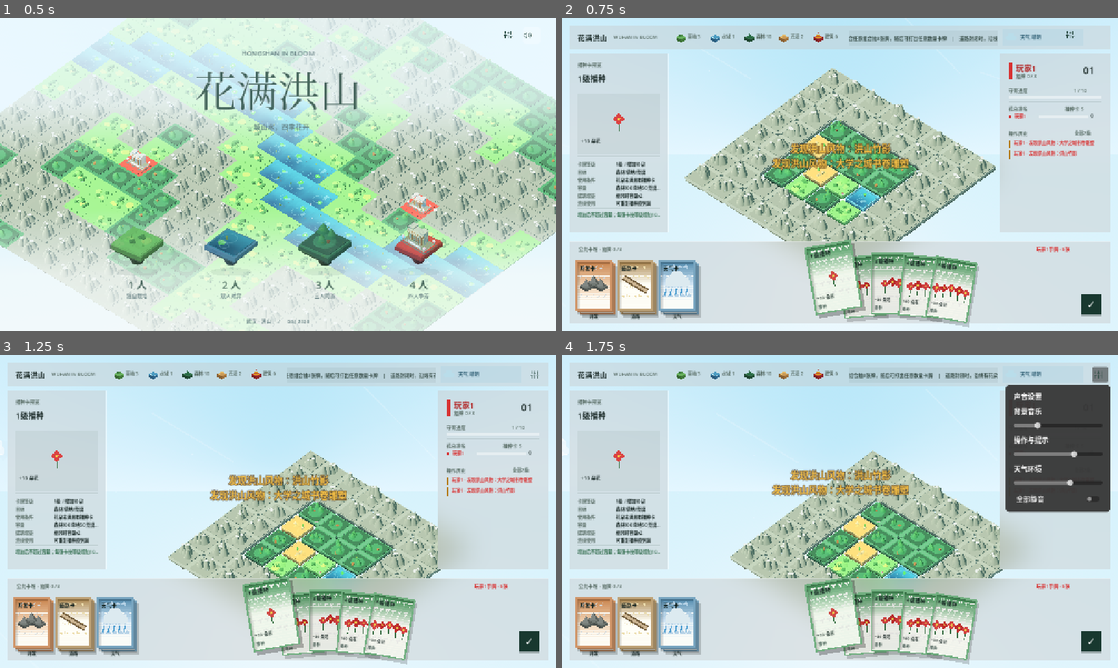
Above: before the commit, frames 1-4 (two rows, left to right).
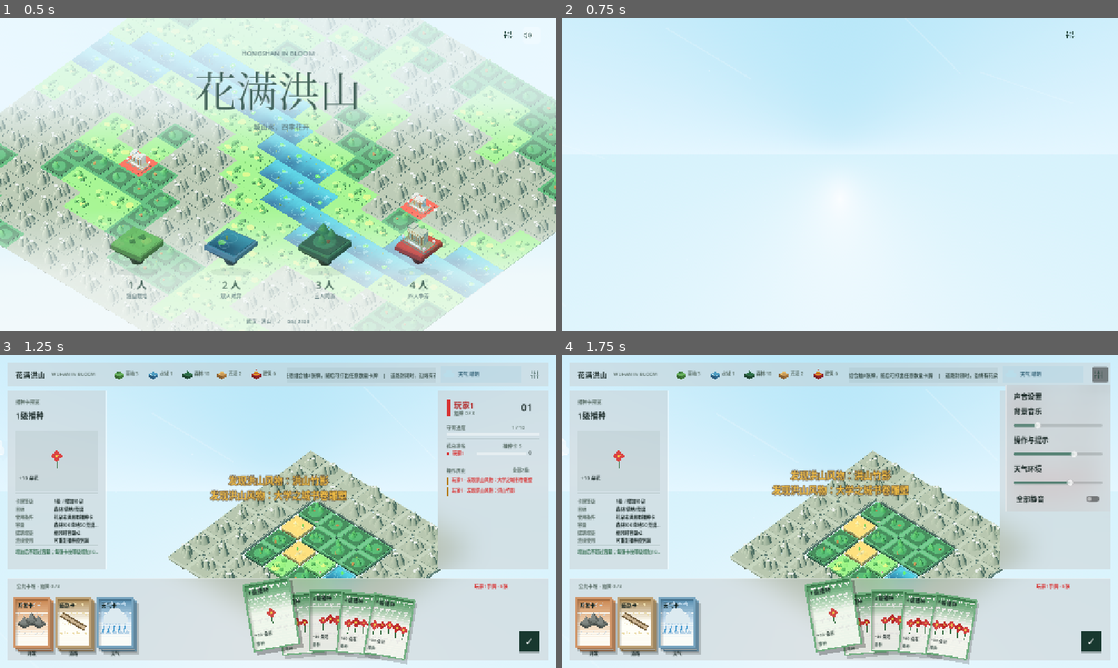
Above: after the commit, the same moments.

Repository: KurtZhang01/growcassonne
Game: Godot game, scene res://scenes/main.tscn
The game is run twice, just before and just after one commit, with the same random seed, the same clock (stepped at 60 frames per second) and the same inputs. Sound files missing from this copy of the repository are replaced by a short silence.
Inputs (mouse positions are in pixels of both pictures, inside the frame that each line leads up to):
- Up to frame 1 (0.5 s): no input
- Up to frame 2 (0.75 s): click (701, 255) at 0.5 s
- Up to frame 3 (1.25 s): no input
- Up to frame 4 (1.75 s): click (1101, 373) at 1.25 s

Frame 1 is identical in both runs. In frame 2, 36% of the frame differs, in the area x 2-97%, y 4-99%; in frame 3, 0.1%; in frame 4, 7.8%.

Commit message:
Fix title teardown and expanding board placement; align audio settings UI

Diff:
--- a/scripts/game_audio.gd
+++ b/scripts/game_audio.gd
@@ -188,9 +188,30 @@
 	settings_button.pressed.connect(func(): panel.visible = not panel.visible)
 	settings_layer.add_child(settings_button)
 	panel = PanelContainer.new()
+	var panel_theme := Theme.new()
+	panel_theme.default_font_size = 16
+	for control_type in ["Label", "Button", "CheckButton"]:
+		for color_name in ["font_color", "font_hover_color", "font_pressed_color", "font_focus_color"]:
+			panel_theme.set_color(color_name, control_type, Color(0.08, 0.14, 0.13))
+	panel.theme = panel_theme
+	var copy := BackBufferCopy.new()
+	copy.copy_mode = BackBufferCopy.COPY_MODE_VIEWPORT
+	settings_layer.add_child(copy)
+	var glass := ColorRect.new()
+	glass.mouse_filter = Control.MOUSE_FILTER_IGNORE
+	var glass_material := ShaderMaterial.new()
+	glass_material.shader = preload("res://shaders/ui_frosted_glass.gdshader")
+	glass_material.set_shader_parameter("tint_color", Color(0.78, 0.78, 0.78, 0.43))
+	glass_material.set_shader_parameter("blur_lod", 3.4)
+	glass_material.set_shader_parameter("blur_radius", 12.0)
+	glass.material = glass_material
+	settings_layer.add_child(glass)
+	panel.visibility_changed.connect(func(): glass.visible = panel.visible; copy.visible = panel.visible)
+	panel.item_rect_changed.connect(func(): glass.position = panel.position; glass.size = panel.size; glass.scale = panel.scale)
 	var background := StyleBoxFlat.new()
-	background.bg_color = Color(0.22, 0.22, 0.22, 0.96)
-	background.set_corner_radius_all(8)
+	background.bg_color = Color(1, 1, 1, 0.04)
+	background.border_color = Color(1, 1, 1, 0.40)
+	background.set_border_width_all(1)
 	background.content_margin_left = 18.0; background.content_margin_right = 18.0
 	background.content_margin_top = 14.0; background.content_margin_bottom = 14.0
 	panel.add_theme_stylebox_override("panel", background)
@@ -203,6 +224,15 @@
 		label.text = {"music": "背景音乐", "effects": "操作与提示", "ambience": "天气环境"}[category]
 		column.add_child(label)
 		var slider := HSlider.new()
+		var track := StyleBoxFlat.new()
+		track.bg_color = Color(0.25, 0.28, 0.27, 0.20)
+		track.set_corner_radius_all(3)
+		track.content_margin_top = 3; track.content_margin_bottom = 3
+		slider.add_theme_stylebox_override("slider", track)
+		var fill: StyleBoxFlat = track.duplicate()
+		fill.bg_color = Color(0.30, 0.49, 0.43, 0.90)
+		slider.add_theme_stylebox_override("grabber_area", fill)
+		slider.add_theme_stylebox_override("grabber_area_highlight", fill)
 		slider.min_value = 0; slider.max_value = 100; slider.step = 1
 		slider.value = float(get(category + "_volume")) * 100.0
 		slider.custom_minimum_size = Vector2(204, 22)
@@ -221,6 +251,7 @@
 	var game = get_parent()
 	var title: bool = game.state == game.S.TITLE
 	var scale: float = 1.0 if title else game._ui_scale(viewport_size)
+	scale = minf(scale, minf((viewport_size.x - 36.0) / 240.0, (viewport_size.y - 90.0) / maxf(panel.size.y, 280.0)))
 	settings_button.scale = Vector2.ONE * scale
 	settings_button.size = Vector2(36, 36)
 	settings_button.position = Vector2(viewport_size.x - (120.0 if title else 59.0 * scale), 20.0 if title else 27.0 * scale)
--- a/scripts/main3d.gd
+++ b/scripts/main3d.gd
@@ -159,6 +159,9 @@
 var ranking_values: Dictionary = {}
 var card_preview_viewport: SubViewport; var card_preview_root: Node3D; var card_preview_camera: Camera3D
 var card_preview_signature := ""
+var placement_preview_signature := ""
+var board_revision := 0
+var title_transition := false
 var ui_glass_root: Control; var ui_glass_panels := []
 var ui_preview_mode := "card"; var ui_preview_index := 0
 var rule_ticker_clip: Control; var rule_ticker_label: Label
@@ -334,13 +337,18 @@
 	title_screen.start_requested.connect(_start_game_from_title)
 
 func _start_game_from_title(count: int):
-	if state != S.TITLE: return
+	if state != S.TITLE or title_transition: return
+	title_transition = true
 	player_count = clampi(count, 1, 4)
 	title_screen.release()
 	title_screen = null
+	# Let deferred title destruction finish before allocating the game board.
+	await get_tree().process_frame
+	await get_tree().process_frame
 	camera.rotation_degrees = Vector3(-42, 42, 0)
 	state = S.PLAY_CARDS
 	_start_game()
+	title_transition = false
 
 func _setup_sky_world():
 	sky_root = Node3D.new(); sky_root.name = "LivingSky"; add_child(sky_root)
@@ -420,6 +428,7 @@
 #  GRID
 # ================================================================
 func _init_grid():
+	board_revision += 1
 	hongshan_decor_rolls.clear()
 	for c in grid_root.get_children(): c.queue_free()
 	for c in edge_root.get_children(): c.queue_free()
@@ -438,9 +447,9 @@
 			tile_nodes[x].append(null); plant_nodes[x].append(null); decor_nodes[x].append(null)
 
 func _world(pos: Vector2i) -> Vector3:
-	var gw = _grid_width(); var gh = _grid_height()
-	var off_x = (gw - 1) * TILE_SPACING * 0.5
-	var off_z = (gh - 1) * TILE_SPACING * 0.5
+	# Expansion changes array indices, never the logical world's origin.
+	var off_x = (GRID_SIZE - 1) * TILE_SPACING * 0.5
+	var off_z = off_x
 	var logical = pos - grid_origin
 	return Vector3(logical.x * TILE_SPACING - off_x, 0, logical.y * TILE_SPACING - off_z)
 
@@ -474,6 +483,7 @@
 	return column
 
 func _expand_board_ring():
+	board_revision += 1
 	var old_width = _grid_width(); var old_height = _grid_height()
 	for x in old_width:
 		grid[x].push_front(-1); grid[x].append(-1)
@@ -674,6 +684,7 @@
 	return true
 
 func _force_tile(pos: Vector2i, terr: int, animate: bool, road_mask: int = 0):
+	board_revision += 1
 	grid[pos.x][pos.y] = terr; roads[pos.x][pos.y] = road_mask
 	_spawn_tile(pos, terr, animate, road_mask)
 	_update_edge_bridges(pos)
@@ -681,6 +692,7 @@
 	_refresh_neighbor_trims(pos)
 
 func _set_tile_type(pos: Vector2i, terr: int, animate: bool = true, road_mask: int = -1):
+	board_revision += 1
 	if not _in_bounds(pos): return
 	if grid[pos.x][pos.y] == T_BUILDING: return
 	var next_road = roads[pos.x][pos.y] if road_mask < 0 else road_mask
@@ -696,6 +708,7 @@
 	_refresh_neighbor_trims(pos)
 
 func _redraw_tile(pos: Vector2i):
+	board_revision += 1
 	if not _in_bounds(pos): return
 	if tile_nodes[pos.x][pos.y] != null:
 		tile_nodes[pos.x][pos.y].queue_free()
@@ -2148,7 +2161,7 @@
 	var card: Dictionary = current_hand[index]
 	if card["kind"] == "road": road_drag_level = int(card["level"])
 	elif card["kind"] == "develop":
-		if not card.has("rolled_terrains"):
+		if not card.has("rolled_terrains") or not card.has("rolled_roads"):
 			var terrains := []
 			for i in int(card["level"]): terrains.append(_draw_terrain())
 			var offsets = _development_shape_offsets(int(card["level"]), int(card.get("shape", 0)))
@@ -2177,6 +2190,7 @@
 	ui_ctrl.queue_redraw()
 
 func _cancel_armed_card(with_sound: bool = false):
+	placement_preview_signature = ""
 	if with_sound and (dragging_card or card_armed or road_drawing): game_audio.play_cue("cancel")
 	dragging_card = false; card_armed = false; road_drawing = false; drag_card_index = -1
 	road_drag_cells.clear(); pending_develop.clear(); develop_preview_cells.clear()
@@ -2358,10 +2372,13 @@
 	_show_center_notice(message, "warning")
 
 func _apply_pending_develop(anchor: Vector2i, card: Dictionary) -> bool:
-	var cells = _develop_card_cells(anchor, int(card["level"]), piece_rotation)
+	var cells := []
+	for offset in _development_shape_offsets(int(card["level"]), int(card.get("shape", 0))):
+		cells.append(anchor + _rotate_cell(offset, piece_rotation))
 	if not _can_develop_cells(cells): return false
 	var generated: Array = pending_develop.get("terrains", [])
 	var generated_roads: Array = pending_develop.get("roads", [])
+	if generated.size() != cells.size() or generated_roads.size() != cells.size(): return false
 	for i in cells.size(): _set_tile_type(cells[i], generated[i], true, _rotate_road_mask(generated_roads[i], piece_rotation))
 	_reward_developed_buildings(cells)
 	_update_gaps(); _ensure_growth_margin(cells); _update_gaps(); _refresh_road_effects()
@@ -2501,6 +2518,7 @@
 
 func _develop_card_cells(pos: Vector2i, level: int, rotation: int = 0) -> Array:
 	var active_card = _selected_card()
+	if (dragging_card or card_armed) and _drag_card_index_is_valid(): active_card = current_hand[drag_card_index]
 	var shape_index = int(active_card.get("shape", 0)) if not active_card.is_empty() else 0
 	var result := []
 	for cell in _development_shape_offsets(level, shape_index): result.append(pos + _rotate_cell(cell, rotation))
@@ -3033,6 +3051,9 @@
 	_update_piece_preview(); ui_ctrl.queue_redraw()
 
 func _update_card_drag_preview(cell: Vector2i):
+	var signature := str([cell, piece_rotation, drag_card_index, dragging_card, card_armed, road_drawing, road_drag_cells, pending_develop, current_hand, board_revision])
+	if signature == placement_preview_signature: return
+	placement_preview_signature = signature
 	for child in piece_preview_root.get_children(): child.free()
 	piece_preview_root.visible = false
 	if (not dragging_card and not card_armed and not road_drawing) or not _drag_card_index_is_valid(): return
--- a/scripts/title_screen.gd
+++ b/scripts/title_screen.gd
@@ -307,10 +307,16 @@
 	music_button.tooltip_text = "开启音乐" if muted else "关闭音乐"
 
 func release():
+	set_process(false)
+	set_process_input(false)
+	for viewport in previews:
+		viewport.render_target_update_mode = SubViewport.UPDATE_DISABLED
 	# Stop repeating property animations before their model targets are removed.
 	for tween in scenery_tweens:
 		if tween.is_valid(): tween.kill()
 	scenery_tweens.clear()
-	if is_instance_valid(world): world.queue_free()
+	if is_instance_valid(world):
+		world.hide()
+		world.queue_free()
 	hide()
 	queue_free()
--- a/tests/audio_smoke.gd
+++ b/tests/audio_smoke.gd
@@ -27,7 +27,7 @@
 	sound.muted = false
 	sound.effects_volume = 0.7
 	sound.ambience_volume = 0.65
-	game._start_game_from_title(2)
+	await game._start_game_from_title(2)
 	await process_frame
 	root.notify_mouse_entered()
 	var before_history: int = game.action_history.size()
--- /dev/null
+++ b/tests/placement_regression.gd
@@ -0,0 +1,36 @@
+extends SceneTree
+
+func _initialize():
+	_run.call_deferred()
+
+func _run():
+	var game = load("res://scenes/main.tscn").instantiate()
+	root.add_child(game)
+	game.game_audio.persist_settings = false
+	var title_world = game.title_screen.world
+	await game._start_game_from_title(2)
+	assert(not is_instance_valid(title_world), "Title scenery must be freed before play")
+	var cell := Vector2i(3, 3)
+	var position: Vector3 = game._world(cell)
+	for index in 3:
+		game._expand_board_ring()
+		cell += Vector2i.ONE
+		assert(game._world(cell).is_equal_approx(position), "Expansion moved world coordinates")
+	game.state = game.S.PLAY_CARDS
+	game.current_hand = [{"kind": "develop", "level": 2, "shape": 0, "name": "Test", "deck": "Test"}]
+	game._begin_card_drag(0)
+	game._update_card_drag_preview(cell)
+	assert(game.piece_preview_root.get_child_count() == 2)
+	var first = game.piece_preview_root.get_child(0)
+	for index in 20: game._update_card_drag_preview(cell)
+	assert(game.piece_preview_root.get_child(0) == first, "Unchanged preview rebuilt models")
+	game.pending_develop = {"terrains": [], "roads": []}
+	assert(not game._apply_pending_develop(cell, game.current_hand[0]), "Incomplete preview data accepted")
+	game._cancel_armed_card()
+	game.game_audio.music.stop()
+	await create_timer(0.1).timeout
+	game.queue_free()
+	await process_frame
+	await process_frame
+	print("Placement regression passed")
+	quit()
